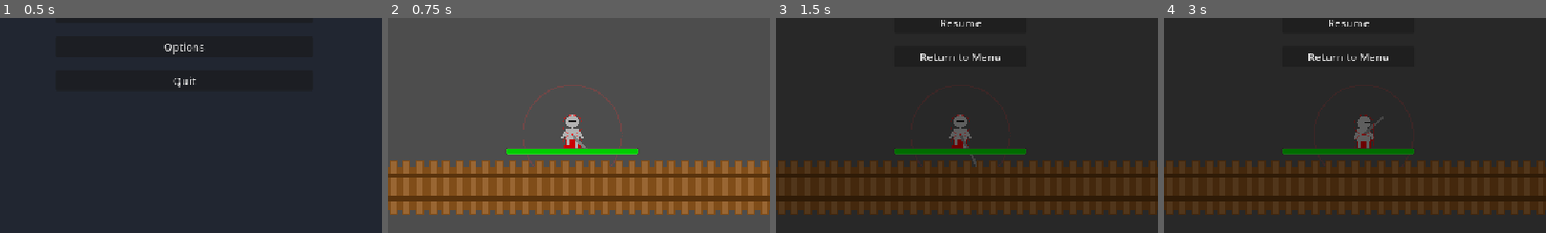
Above: before the commit, frames 1-4 (left to right).
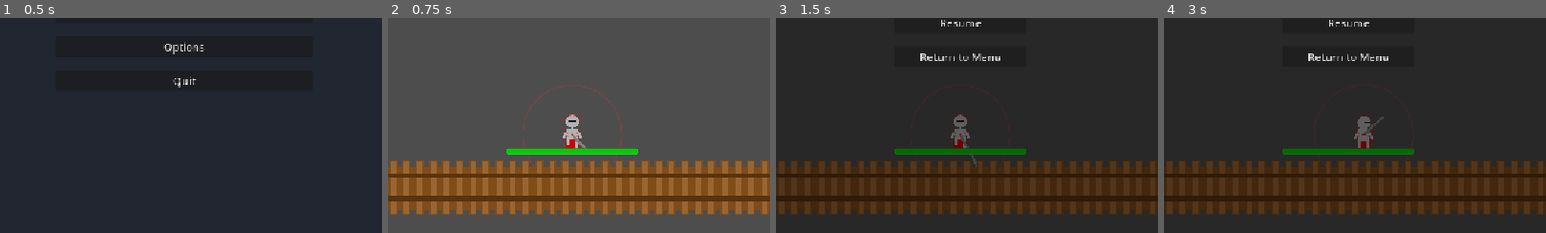
Above: after the commit, the same moments.

Repository: LucasGauterio/godot-wave-conqueror
Game: Godot game, scene res://scenes/ui/menu.tscn
Same seed, same stepped clock (60 frames per second), same inputs: the game is played once before the commit and once after it.
Inputs:
- Up to frame 1 (0.5 s): no input
- Up to frame 2 (0.75 s): click "Start Game" at 0.5 s
- Up to frame 3 (1.5 s): click "Menu" at 1.25 s
- Up to frame 4 (3 s): click "Resume" at 2 s; tap Enter at 2.75 s; hold D (move_right) from 2.78 s (still down); tap Space (attack) at 2.85 s
The pictures show only the part of the screen within x 26-76%, y 50-100%; the shares and areas given below are measured in that part.

Frame 1 is identical in both runs. In frame 2, less than 0.1% of the frame differs, in the area x 45-52%, y 51-61%; in frame 3, less than 0.1%; in frame 4, less than 0.1%.

Commit message:
style: Refine Knight proportions (narrower torso, shorter cape)

Diff:
--- a/scripts/player.gd
+++ b/scripts/player.gd
@@ -121,8 +121,8 @@
 	# 2. Draw Cape (Behind Body)
 	if face_direction.y >= 0:
 		var cape_poly = [
-			Vector2(-10, -5), Vector2(10, -5),
-			Vector2(12, 25), Vector2(-12, 25)
+			Vector2(-8, -5), Vector2(8, -5), # Narrower top
+			Vector2(10, 20), Vector2(-10, 20) # Shorter bottom (above feet)
 		]
 		draw_colored_polygon(cape_poly, cape_color)
 
@@ -135,15 +135,15 @@
 	draw_line(Vector2(-6, 5), Vector2(-6, 15 + leg_ext), armor_color, 4) # Left
 	draw_line(Vector2(6, 5), Vector2(6, 25 - leg_ext), armor_color, 4)  # Right
 
-	# Torso
-	draw_rect(Rect2(-10, -10 + bob_offset, 20, 18), armor_color)
+	# Torso (Reduced width by 20%: 20 -> 16)
+	draw_rect(Rect2(-8, -10 + bob_offset, 16, 18), armor_color)
 
 	# Head/Helm
 	draw_circle(head_pos, 10, armor_color)
 
-	# Arms (Humanoid)
-	draw_line(Vector2(-10, -5 + bob_offset), Vector2(-14, 5 + bob_offset), armor_color, 4) # Left Arm
-	draw_line(Vector2(10, -5 + bob_offset), Vector2(14, 5 + bob_offset), armor_color, 4) # Right Arm
+	# Arms (Humanoid) - Adjusted to narrower torso
+	draw_line(Vector2(-8, -5 + bob_offset), Vector2(-14, 5 + bob_offset), armor_color, 4) # Left Arm
+	draw_line(Vector2(8, -5 + bob_offset), Vector2(14, 5 + bob_offset), armor_color, 4) # Right Arm
 
 	# 4. Draw Helm Visor
 	var visor_y = head_pos.y - 2
